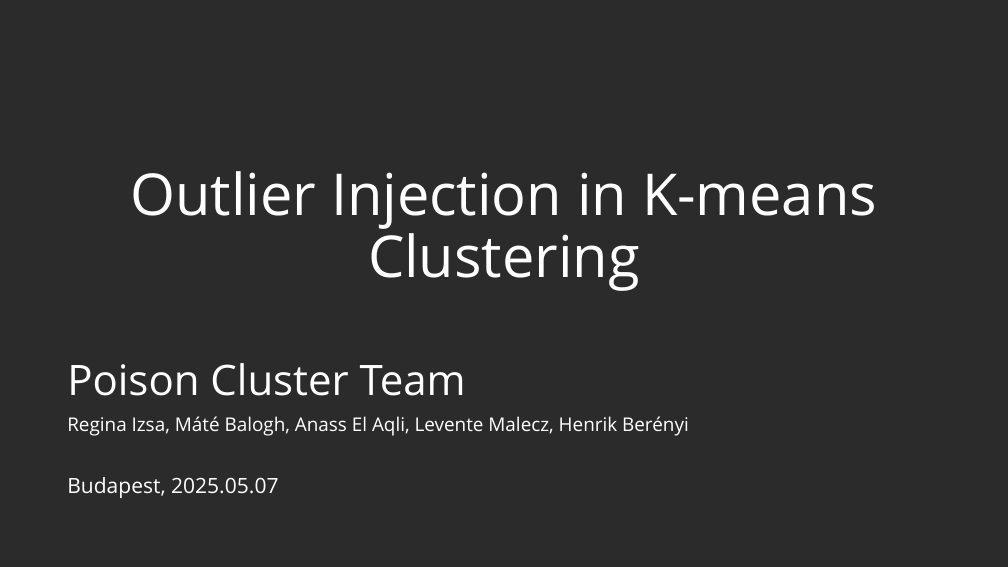
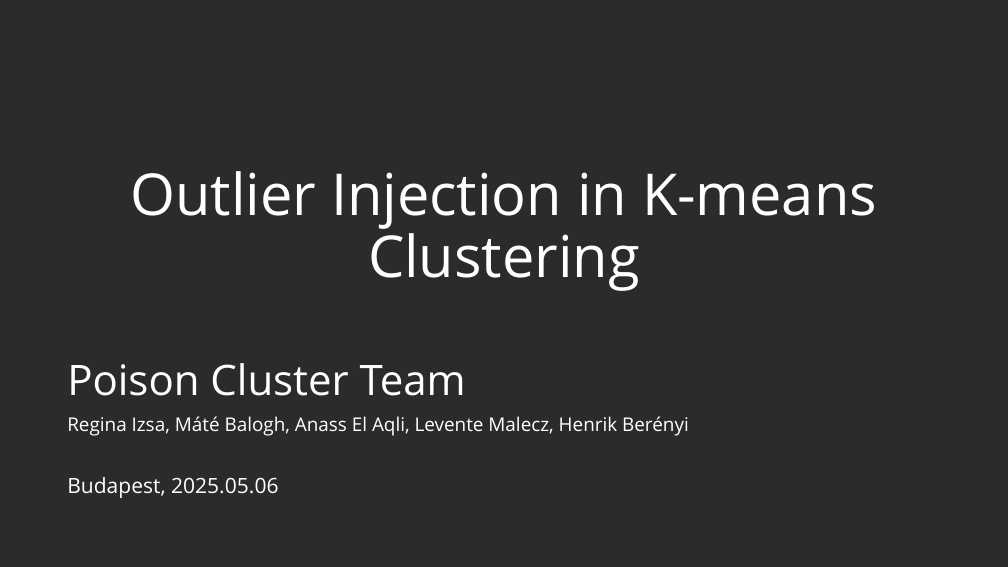
Before and after one commit to Poison-Cluster/poison-cluster, a slide deck: slide 1 of poison_cluster_defense.pptx. Drawn at 1008x567 pixels with LibreOffice and Linux fonts; fonts in the diff are those of the drawing; background and template pictures are left out; a plain dark background stands for a picture behind light text. Boxes give left, top, right and bottom in pixels: in the first picture for what was removed or moved away, otherwise in the second. Text is boxed around its words. In the diff, an @@ line names an element or a change of style, - is before the commit and + after.

Commit message:
update date on presentation

```diff
--- a/poison_cluster_defense.pptx
+++ b/poison_cluster_defense.pptx
@@ text at bbox=[67, 477, 278, 498]: text changed @@
-Budapest, 2025.05.07
+Budapest, 2025.05.06
```
